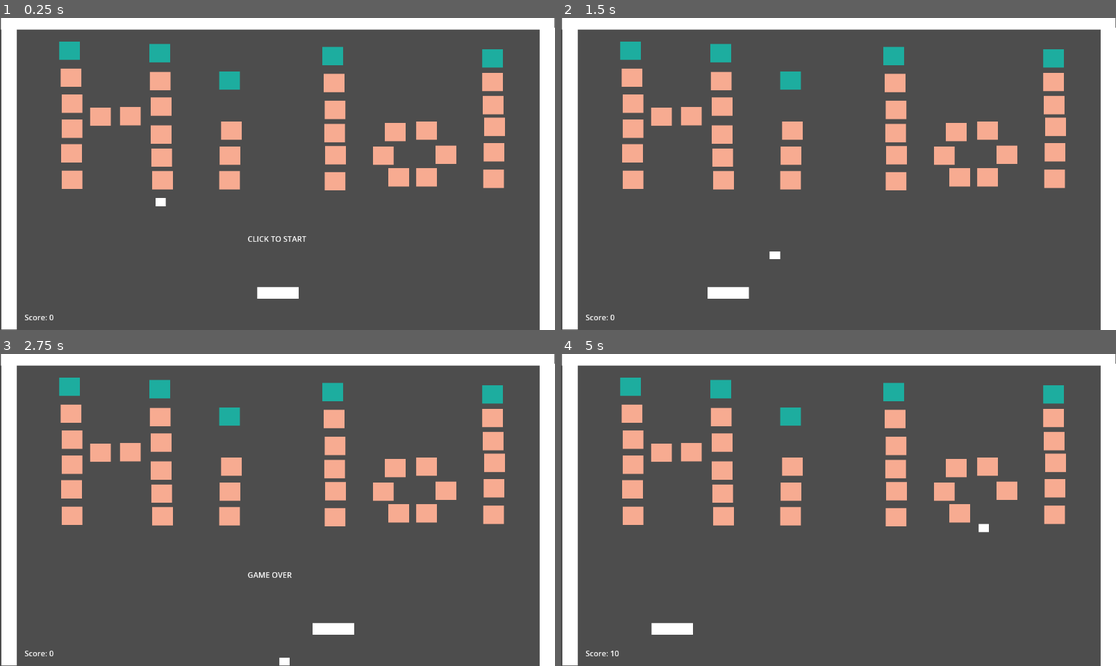
Above: before the commit, frames 1-4 (two rows, left to right).
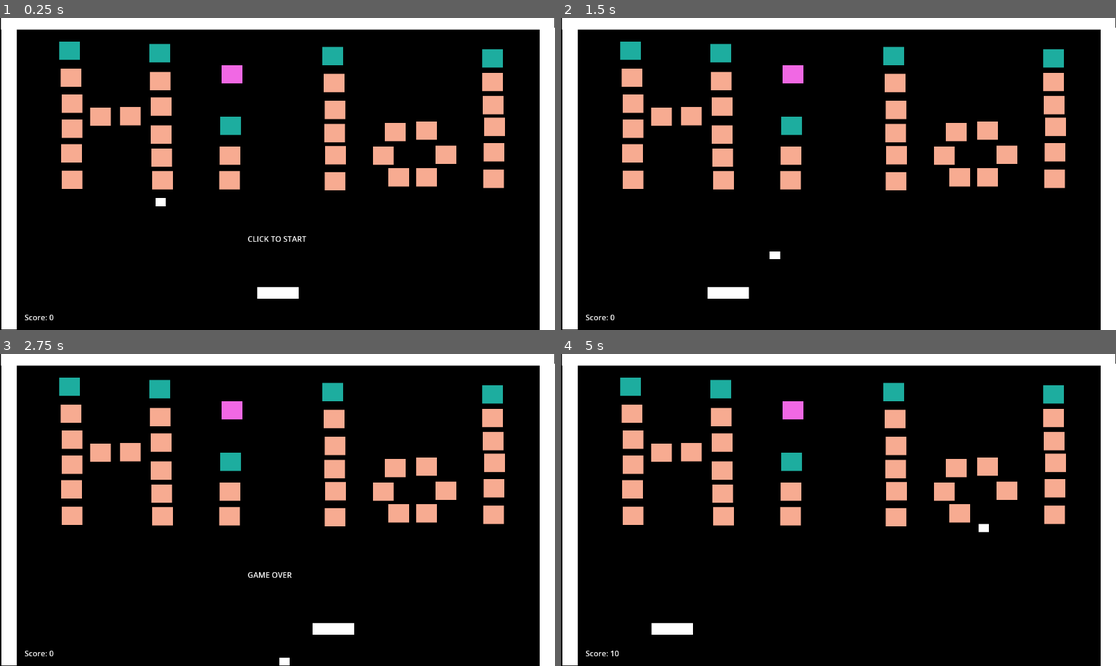
Above: after the commit, the same moments.

Repository: airo4858/breakout_thing
Game: Godot game, scene res://main.tscn
Two runs of this game, one before a commit and one after it. Both use one fixed random seed, a clock stepped at 60 frames per second and the inputs below.
Inputs (mouse positions are in pixels of both pictures, inside the frame that each line leads up to):
- Up to frame 1 (0.25 s): no input
- Up to frame 2 (1.5 s): tap Enter at 0.5 s; move the mouse to (960, 158) at 0.52 s; click (960, 158) at 0.6 s; move the mouse to (727, 189) at 1.27 s; click (727, 189) at 1.35 s
- Up to frame 3 (2.75 s): move the mouse to (333, 441) at 2.02 s; click (333, 441) at 2.1 s
- Up to frame 4 (5 s): move the mouse to (810, 572) at 2.77 s; click (810, 572) at 2.85 s; move the mouse to (1005, 556) at 3.52 s; click (1005, 556) at 3.6 s; move the mouse to (672, 463) at 4.27 s; click (672, 463) at 4.35 s

The runs differ from the first frame. In frame 1, 83% of the frame differs, in the area x 0-100%, y 0-100%; in frame 2, 83%; in frame 3, 83%; in frame 4, 83%.

Commit message:
add double block

Diff:
--- /dev/null
+++ b/double.tscn
@@ -0,0 +1,22 @@
+[gd_scene load_steps=4 format=3 uid="uid://dpixkmwdmyxmt"]
+
+[ext_resource type="Script" path="res://Actors/brick.gd" id="1_jar2i"]
+
+[sub_resource type="RectangleShape2D" id="RectangleShape2D_ks3og"]
+size = Vector2(42, 36)
+
+[sub_resource type="CanvasTexture" id="CanvasTexture_luqrs"]
+
+[node name="Brick" type="CharacterBody2D" groups=["Bricks", "Double"]]
+position = Vector2(273, 83)
+script = ExtResource("1_jar2i")
+
+[node name="CollisionShape2D" type="CollisionShape2D" parent="."]
+position = Vector2(-2, 2)
+shape = SubResource("RectangleShape2D_ks3og")
+
+[node name="Sprite2D" type="Sprite2D" parent="."]
+modulate = Color(0.945958, 0.40718, 0.895449, 1)
+position = Vector2(-2, 2)
+scale = Vector2(43, 38)
+texture = SubResource("CanvasTexture_luqrs")
--- a/main.tscn
+++ b/main.tscn
@@ -1,9 +1,12 @@
-[gd_scene load_steps=14 format=3 uid="uid://dvyct6yuyiu8p"]
+[gd_scene load_steps=16 format=3 uid="uid://dvyct6yuyiu8p"]
 
 [ext_resource type="Script" path="res://Actors/ball.gd" id="1_ry14i"]
 [ext_resource type="Script" path="res://Actors/paddle.gd" id="2_tw752"]
 [ext_resource type="PackedScene" uid="uid://de4bl8dbp3gsj" path="res://brick.tscn" id="3_2o2dh"]
 [ext_resource type="PackedScene" uid="uid://bupbo20glxrs3" path="res://slowdown.tscn" id="4_7lqpc"]
+[ext_resource type="PackedScene" uid="uid://dpixkmwdmyxmt" path="res://double.tscn" id="5_k71h4"]
+
+[sub_resource type="CanvasTexture" id="CanvasTexture_pdu7n"]
 
 [sub_resource type="RectangleShape2D" id="RectangleShape2D_0bxdh"]
 size = Vector2(21, 16)
@@ -29,6 +32,12 @@
 size = Vector2(1073, 45)
 
 [node name="Main" type="Node2D"]
+
+[node name="Background" type="Sprite2D" parent="."]
+modulate = Color(0, 0, 0, 1)
+position = Vector2(577.5, 330.875)
+scale = Vector2(1177, 668.25)
+texture = SubResource("CanvasTexture_pdu7n")
 
 [node name="Ball" type="CharacterBody2D" parent="." node_paths=PackedStringArray("score_label", "StartText")]
 position = Vector2(323, 375)
@@ -136,9 +145,6 @@
 
 [node name="Brick14" parent="." instance=ExtResource("3_2o2dh")]
 position = Vector2(480, 284)
-
-[node name="Brick15" parent="." instance=ExtResource("3_2o2dh")]
-position = Vector2(483, 232)
 
 [node name="Brick18" parent="." instance=ExtResource("3_2o2dh")]
 position = Vector2(696, 133)
@@ -216,7 +222,10 @@
 position = Vector2(334, 71)
 
 [node name="Brick17" parent="." instance=ExtResource("4_7lqpc")]
-position = Vector2(479, 128)
+position = Vector2(481, 222)
+
+[node name="Brick" parent="Brick17" instance=ExtResource("5_k71h4")]
+position = Vector2(3, -107)
 
 [node name="Brick34" parent="." instance=ExtResource("4_7lqpc")]
 position = Vector2(693, 77)
--- a/project.godot
+++ b/project.godot
@@ -21,6 +21,7 @@
 Paddle=""
 GameOver=""
 SlowDown=""
+Double=""
 
 [input]
 
